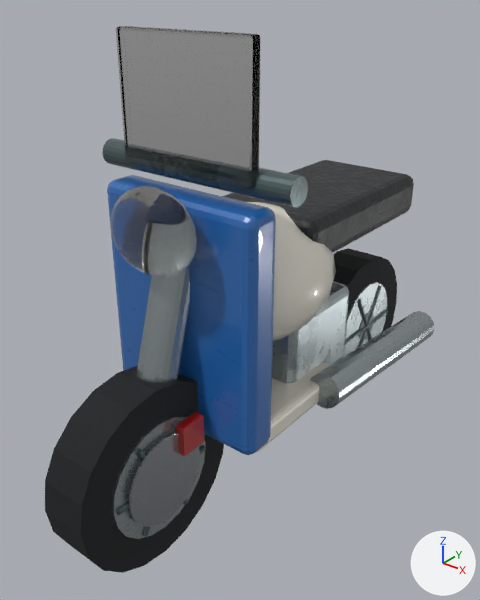
The glTF model inventario/assets/catalog/19/hiperreal.glb, before and after one commit.
Before and after are seen from a 50 mm camera at (0.919, -1.349, 0.858) aimed at (0.268, -0.535, 0.353). Arrows for +X, +Y and +Z are at lower right; the lights stay in place. The older version comes first. Where no turn or scale is listed for an object, it has been applied to the vertices.

Objects in the first picture: 'Engine', 'Exhaust', 'Fork', 'Fuel tank', 'Handlebar', 'Headlight', 'Hiperreal disco de freno', 'Rim.001', 'Saddle', 'Scooter apron', 'Tyre.001', 'Windshield' and 13 more.
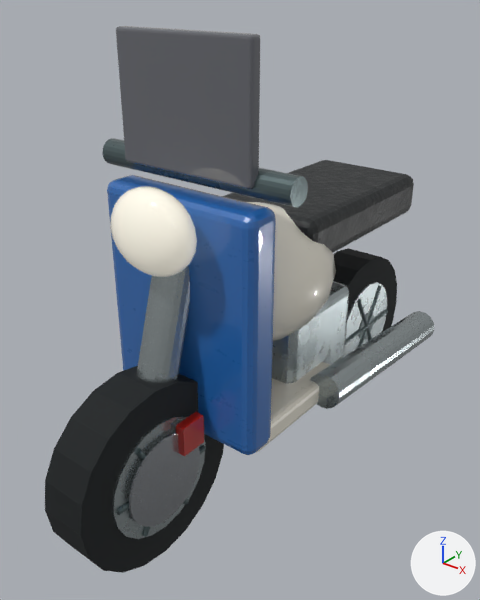
Changed parts and their boxes [x1, y1, x2, y2] in the pictures (480 x 600 px):
'Windshield', recoloured, surface changed: [116, 26, 260, 189] in both
'Headlight', recoloured, surface changed: [110, 186, 197, 277] in both

Diff of the bpy script that builds the scene:
```diff
--- a/inventario/assets/catalog/19/hiperreal.glb.py
+++ b/inventario/assets/catalog/19/hiperreal.glb.py
@@ mat_white___glass @@
 mat_white___glass = principled_material('white · glass')
-mat_white___glass.base_color = (0.968, 0.959, 0.934)  # white #fbfaf7
-mat_white___glass.roughness = 0.02
-mat_white___glass.transmission_weight = 1.0
+mat_white___glass.base_color = (0.855, 0.815, 0.701)  # white #eee9da
+mat_white___glass.roughness = 0.08
+mat_white___glass.emission_color = (0.299, 0.285, 0.245)  # grey #959188
+mat_white___glass.coat_weight = 1.0
+mat_white___glass.emission_strength = 1.0
@@ mat_grey @@
 mat_grey = principled_material('grey')
-mat_grey.base_color = (0.807, 0.808, 0.812)  # white #e8e8e9
+mat_grey.base_color = (0.122, 0.127, 0.147)  # dark grey #62646b
 mat_grey.roughness = 0.02
-mat_grey.transmission_weight = 1.0
+mat_grey.coat_weight = 1.0
```
